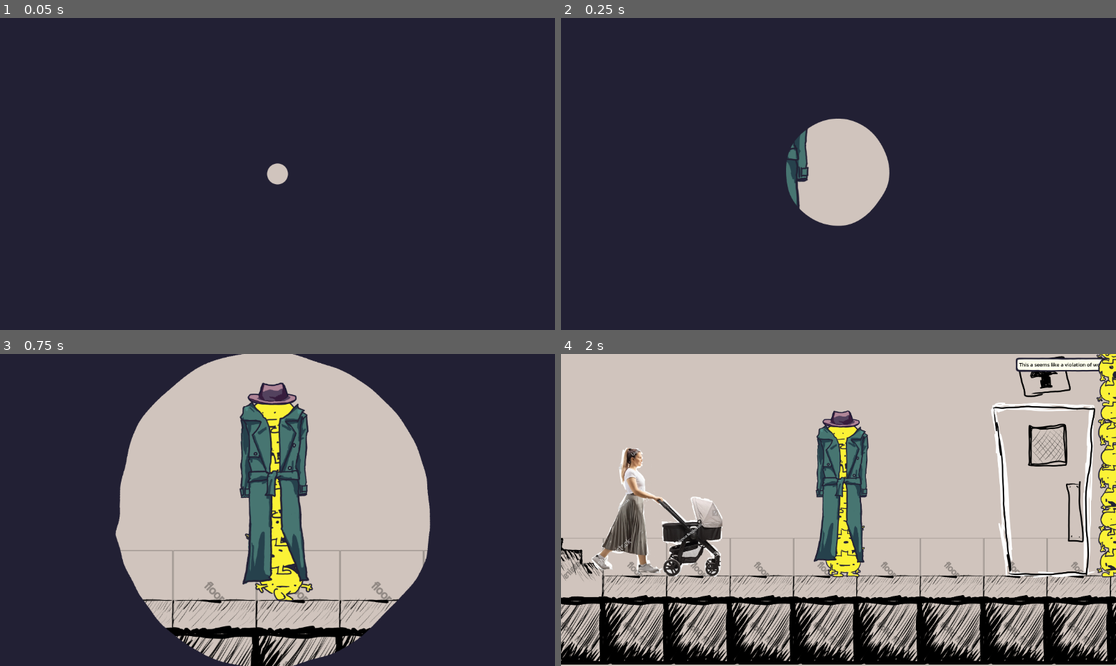
Above: before the commit, frames 1-4 (two rows, left to right).
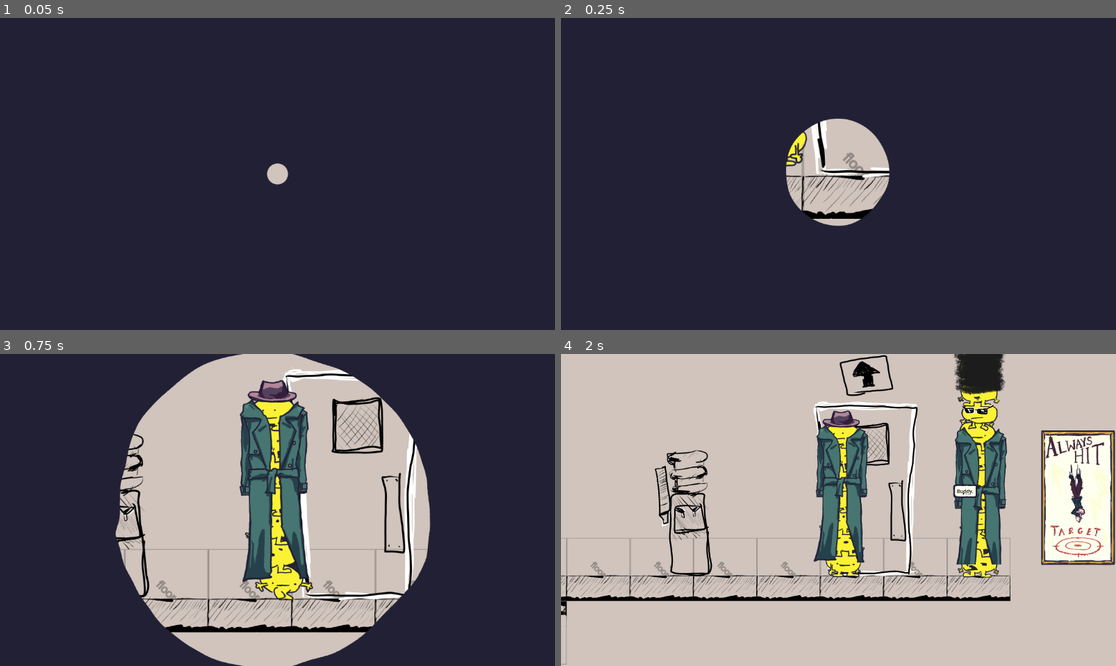
Above: after the commit, the same moments.

Repository: JCoMcL/gourt-game
Game: Godot game, scene res://level/level-container.tscn
Same seed, same stepped clock (60 frames per second), same inputs: the game is played once before the commit and once after it.
Inputs (mouse positions are in pixels of both pictures, inside the frame that each line leads up to):
- Up to frame 1 (0.05 s): no input
- Up to frame 2 (0.25 s): no input
- Up to frame 3 (0.75 s): move the mouse to (399, 494) at 0.52 s; press the mouse at (399, 494) at 0.53 s; hold Right (go right) from 0.53 s (still down)
- Up to frame 4 (2 s): release Right (go right) at 1.25 s; release the mouse at (960, 494) at 1.25 s; drag from (727, 525) to (1099, 488) at 1.27 s

Frame 1 is identical in both runs. In frame 2, 1.9% of the frame differs, in the area x 40-60%, y 32-65%; in frame 3, 9.7%; in frame 4, 40%, in the area x 0-100%, y 0-100%.

Commit message:
Add side quest a little

Diff:
--- /dev/null
+++ b/actors/chatter.gd
@@ -0,0 +1,70 @@
+extends Area2D
+
+@export var actors: Array[Actor]
+@export var equippables: Array[Equippable]
+
+class Line:
+	var text: String
+	var speaker: Actor
+	func _init(text: String, speaker: Node2D):
+		self.text = text
+		self.speaker = speaker
+
+@onready var lines = [
+    Line.new("Hey there.", actors[0]),
+	Line.new("Buddy.", actors[0]),
+	Line.new("Don't mind my...", actors[0]),
+	Line.new("COOL.", actors[0]),
+	Line.new("...", actors[0]),
+	Line.new("...", actors[0]),
+	Line.new("...", actors[0]),
+    Line.new("*muffled brochure sounds*", actors[0]),
+    Line.new("Here to get a job of your dream?", actors[0]),
+    Line.new("...", actors[0]),
+    Line.new("There is interview.", actors[0]),
+    Line.new("*muffled journal-flipping sounds*", actors[0]),
+    Line.new("I am afraid.", actors[0]),
+    Line.new("Of stress factors of interview with my future potential employer. This is normal since everyone is stressed of: public talking, uncomfortable chairs and dominant males.", actors[0]),
+    Line.new("It is suggested to: stay hydrated and take prescribed medication.", actors[0]),
+    Line.new("*Sounds of instruction unfolding*", actors[0]),
+	Line.new("Sildenafil 500 'em-gee'.", actors[0]),
+	Line.new("Take with water.", actors[0]),
+    Line.new("*Opens up letter*.", actors[0]),
+    Line.new("Hey dear, I am getting old.", actors[0]),
+    Line.new("Who would give a glass of water for an old woman?", actors[0]),
+    Line.new("I need you.", actors[0]),
+    Line.new("I need.", actors[0]),
+    Line.new("Water.", actors[0]),
+    #actors[0].interact(equippables[0]),
+	actors[1].exit_stage_right
+]
+
+var counter = 0
+var speech_bubble: SpeechBubble
+func display_line():
+	if counter >= lines.size():
+		if speech_bubble:
+			speech_bubble.queue_free()
+		return
+
+	var line = lines[counter]
+	counter += 1
+
+	if line is Line: # Yeah, I know this is confusing
+		print("%s: %s" % [line.speaker.name, line.text])
+
+		if ! speech_bubble:
+			speech_bubble = SpeechTherapist.say(line.speaker, line.text)
+			speech_bubble.auto_expire = false
+			speech_bubble.on_done_showing.connect(display_line)
+		else:
+			speech_bubble.reset_text(line.text)
+			speech_bubble.speaker = line.speaker
+		speech_bubble.anneal_position()
+	elif line is Callable:
+		await line.call()
+		display_line()
+
+
+func _ready():
+	display_line.call_deferred()
--- a/level/office-level.tscn
+++ b/level/office-level.tscn
@@ -19,8 +19,10 @@
 [ext_resource type="PackedScene" uid="uid://cksv3ygujpwxe" path="res://props/words.tscn" id="14_rh3h7"]
 [ext_resource type="PackedScene" uid="uid://cnuqy2f8bhgk3" path="res://actors/actor.tscn" id="14_twwvs"]
 [ext_resource type="PackedScene" uid="uid://bpyqi3nxqposm" path="res://actors/conversation.tscn" id="15_1axx8"]
+[ext_resource type="Script" uid="uid://bsjui1lpb0x6r" path="res://actors/chatter.gd" id="16_5ybge"]
 [ext_resource type="Texture2D" uid="uid://cadovxw7bb1cl" path="res://gourts/disguise/hat.png" id="20_03e6b"]
 [ext_resource type="Script" uid="uid://dmhdhawvwlfs8" path="res://props/equipable.gd" id="21_5y8te"]
+[ext_resource type="Texture2D" uid="uid://d1pt161u1pfqe" path="res://gourts/disguise/marge.png" id="22_5y8te"]
 
 [sub_resource type="TileSetAtlasSource" id="TileSetAtlasSource_ssvay"]
 texture = ExtResource("1_wxgj7")
@@ -80,6 +82,20 @@
 [sub_resource type="RectangleShape2D" id="RectangleShape2D_03e6b"]
 size = Vector2(84, 62)
 
+[sub_resource type="ShaderMaterial" id="ShaderMaterial_5y8te"]
+resource_local_to_scene = true
+shader = ExtResource("13_slst7")
+shader_parameter/top_padding_px = 100.0
+shader_parameter/full_length_px = 165.839
+shader_parameter/scale_adjustment_factor = 1.1
+
+[sub_resource type="ShaderMaterial" id="ShaderMaterial_5ybge"]
+resource_local_to_scene = true
+shader = ExtResource("13_slst7")
+shader_parameter/top_padding_px = 100.0
+shader_parameter/full_length_px = 1050.33
+shader_parameter/scale_adjustment_factor = 1.1
+
 [node name="Node2D" type="Node2D"]
 y_sort_enabled = true
 
@@ -89,7 +105,8 @@
 tile_set = SubResource("TileSet_mdp56")
 
 [node name="Sunglasses" parent="TileMapLayer" instance=ExtResource("3_rh3h7")]
-position = Vector2(-2020, -1849)
+z_index = 9
+position = Vector2(-133, -2311)
 scale = Vector2(0.8, 0.8)
 
 [node name="Door" parent="TileMapLayer" node_paths=PackedStringArray("exit") instance=ExtResource("4_1slrw")]
@@ -125,7 +142,7 @@
 shape = SubResource("CircleShape2D_w4oyg")
 
 [node name="RigidBody2D" type="RigidBody2D" parent="TileMapLayer"]
-position = Vector2(-1782, -1771)
+position = Vector2(-2372, -1776)
 center_of_mass_mode = 1
 
 [node name="CollisionPolygon2D" type="CollisionPolygon2D" parent="TileMapLayer/RigidBody2D"]
@@ -135,7 +152,7 @@
 texture = ExtResource("11_6o0x5")
 
 [node name="WaterCooler2" parent="TileMapLayer" instance=ExtResource("10_1slrw")]
-position = Vector2(-2381, -1886)
+position = Vector2(-1320, -1892)
 
 [node name="Poster" type="Sprite2D" parent="TileMapLayer"]
 position = Vector2(274, -1953)
@@ -175,9 +192,15 @@
 position = Vector2(1913, -29)
 actors = [NodePath("../Inspectors"), NodePath("../Janitor")]
 
+[node name="Chatter" parent="." node_paths=PackedStringArray("actors", "equippables") instance=ExtResource("15_1axx8")]
+position = Vector2(-352, -1835)
+script = ExtResource("16_5ybge")
+actors = [NodePath("../Gourt Stack2/Gourt15"), NodePath("../Gourt Stack2/Gourt0")]
+equippables = [NodePath("../TileMapLayer/Sunglasses")]
+
 [node name="Gourt Stack" parent="." node_paths=PackedStringArray("root_child") instance=ExtResource("12_utg4x")]
 y_sort_enabled = true
-position = Vector2(-876, 529)
+position = Vector2(-728, -1561)
 root_child = NodePath("Gourt0")
 
 [node name="Gourt0" parent="Gourt Stack" node_paths=PackedStringArray("head_friend") instance=ExtResource("13_ax68m")]
@@ -233,69 +256,31 @@
 foot_friend = NodePath("../Gourt0")
 
 [node name="Gourt Stack2" parent="." node_paths=PackedStringArray("root_child") instance=ExtResource("12_utg4x")]
-position = Vector2(388, 520)
+position = Vector2(-25, -1520)
 root_child = NodePath("Gourt0")
 
 [node name="Gourt0" parent="Gourt Stack2" node_paths=PackedStringArray("head_friend") instance=ExtResource("13_ax68m")]
 head_friend = NodePath("../Gourt15")
 
-[node name="Gourt1" parent="Gourt Stack2" node_paths=PackedStringArray("foot_friend") instance=ExtResource("13_ax68m")]
-position = Vector2(0, -1500)
-foot_friend = NodePath("../Gourt2")
-
-[node name="Gourt2" parent="Gourt Stack2" node_paths=PackedStringArray("head_friend", "foot_friend") instance=ExtResource("13_ax68m")]
-position = Vector2(0, -1400)
-head_friend = NodePath("../Gourt1")
-foot_friend = NodePath("../Gourt3")
-
-[node name="Gourt3" parent="Gourt Stack2" node_paths=PackedStringArray("head_friend", "foot_friend") instance=ExtResource("13_ax68m")]
-position = Vector2(0, -1300)
-head_friend = NodePath("../Gourt2")
-foot_friend = NodePath("../Gourt4")
-
-[node name="Gourt4" parent="Gourt Stack2" node_paths=PackedStringArray("head_friend", "foot_friend") instance=ExtResource("13_ax68m")]
-position = Vector2(0, -1200)
-head_friend = NodePath("../Gourt3")
-foot_friend = NodePath("../Gourt5")
-
-[node name="Gourt5" parent="Gourt Stack2" node_paths=PackedStringArray("head_friend", "foot_friend") instance=ExtResource("13_ax68m")]
-position = Vector2(0, -1100)
-head_friend = NodePath("../Gourt4")
-foot_friend = NodePath("../Gourt6")
-
-[node name="Gourt6" parent="Gourt Stack2" node_paths=PackedStringArray("head_friend", "foot_friend") instance=ExtResource("13_ax68m")]
-position = Vector2(0, -1000)
-head_friend = NodePath("../Gourt5")
-foot_friend = NodePath("../Gourt7")
-
-[node name="Gourt7" parent="Gourt Stack2" node_paths=PackedStringArray("head_friend", "foot_friend") instance=ExtResource("13_ax68m")]
-position = Vector2(0, -900)
-head_friend = NodePath("../Gourt6")
-foot_friend = NodePath("../Gourt8")
-
-[node name="Gourt8" parent="Gourt Stack2" node_paths=PackedStringArray("head_friend", "foot_friend") instance=ExtResource("13_ax68m")]
-position = Vector2(0, -800)
-head_friend = NodePath("../Gourt7")
-foot_friend = NodePath("../Gourt9")
-
-[node name="Gourt9" parent="Gourt Stack2" node_paths=PackedStringArray("head_friend", "foot_friend") instance=ExtResource("13_ax68m")]
-position = Vector2(0, -700)
-head_friend = NodePath("../Gourt8")
-foot_friend = NodePath("../Gourt10")
-
 [node name="Gourt10" parent="Gourt Stack2" node_paths=PackedStringArray("head_friend", "foot_friend") instance=ExtResource("13_ax68m")]
 position = Vector2(0, -600)
-head_friend = NodePath("../Gourt9")
+head_friend = NodePath("../../Gourt Stack3/Gourt9")
 foot_friend = NodePath("../Gourt11")
 
-[node name="Gourt11" parent="Gourt Stack2" node_paths=PackedStringArray("head_friend", "foot_friend") instance=ExtResource("13_ax68m")]
+[node name="Disguise" parent="Gourt Stack2/Gourt10" node_paths=PackedStringArray("wearer") instance=ExtResource("12_4gsd2")]
+z_index = 4
+material = SubResource("ShaderMaterial_5y8te")
+position = Vector2(0, 200)
+scale = Vector2(1, 1.13363)
+points = PackedVector2Array(0, -254.052, 0, -176.425, 0, -88.2126)
+wearer = NodePath("..")
+
+[node name="Gourt11" parent="Gourt Stack2" node_paths=PackedStringArray("head_friend") instance=ExtResource("13_ax68m")]
 position = Vector2(0, -500)
 head_friend = NodePath("../Gourt10")
-foot_friend = NodePath("../Gourt12")
-
-[node name="Gourt12" parent="Gourt Stack2" node_paths=PackedStringArray("head_friend", "foot_friend") instance=ExtResource("13_ax68m")]
+
+[node name="Gourt12" parent="Gourt Stack2" node_paths=PackedStringArray("foot_friend") instance=ExtResource("13_ax68m")]
 position = Vector2(0, -400)
-head_friend = NodePath("../Gourt11")
 foot_friend = NodePath("../Gourt13")
 
 [node name="Gourt13" parent="Gourt Stack2" node_paths=PackedStringArray("head_friend", "foot_friend") instance=ExtResource("13_ax68m")]
@@ -313,5 +298,61 @@
 head_friend = NodePath("../Gourt14")
 foot_friend = NodePath("../Gourt0")
 
+[node name="Gourt Stack3" parent="." instance=ExtResource("12_utg4x")]
+position = Vector2(-25, -1520)
+
+[node name="Gourt1" parent="Gourt Stack3" node_paths=PackedStringArray("foot_friend") instance=ExtResource("13_ax68m")]
+position = Vector2(0, -1500)
+foot_friend = NodePath("../Gourt2")
+
+[node name="Disguise" parent="Gourt Stack3/Gourt1" node_paths=PackedStringArray("wearer") instance=ExtResource("12_4gsd2")]
+z_index = 4
+material = SubResource("ShaderMaterial_5ybge")
+scale = Vector2(1, 1.03587)
+points = PackedVector2Array(0, -84.9531, 0, 0, 0, 96.5376, 0, 193.075, 0, 289.613, 0, 386.15, 0, 482.688, 0, 579.225, 0, 675.763, 0, 772.301, 0, 868.838, 0, 965.376)
+texture = ExtResource("22_5y8te")
+wearer = NodePath("..")
+back_texture = ExtResource("22_5y8te")
+
+[node name="Gourt2" parent="Gourt Stack3" node_paths=PackedStringArray("head_friend", "foot_friend") instance=ExtResource("13_ax68m")]
+position = Vector2(0, -1400)
+head_friend = NodePath("../Gourt1")
+foot_friend = NodePath("../Gourt3")
+
+[node name="Gourt3" parent="Gourt Stack3" node_paths=PackedStringArray("head_friend", "foot_friend") instance=ExtResource("13_ax68m")]
+position = Vector2(0, -1300)
+head_friend = NodePath("../Gourt2")
+foot_friend = NodePath("../Gourt4")
+
+[node name="Gourt4" parent="Gourt Stack3" node_paths=PackedStringArray("head_friend", "foot_friend") instance=ExtResource("13_ax68m")]
+position = Vector2(0, -1200)
+head_friend = NodePath("../Gourt3")
+foot_friend = NodePath("../Gourt5")
+
+[node name="Gourt5" parent="Gourt Stack3" node_paths=PackedStringArray("head_friend", "foot_friend") instance=ExtResource("13_ax68m")]
+position = Vector2(0, -1100)
+head_friend = NodePath("../Gourt4")
+foot_friend = NodePath("../Gourt6")
+
+[node name="Gourt6" parent="Gourt Stack3" node_paths=PackedStringArray("head_friend", "foot_friend") instance=ExtResource("13_ax68m")]
+position = Vector2(0, -1000)
+head_friend = NodePath("../Gourt5")
+foot_friend = NodePath("../Gourt7")
+
+[node name="Gourt7" parent="Gourt Stack3" node_paths=PackedStringArray("head_friend", "foot_friend") instance=ExtResource("13_ax68m")]
+position = Vector2(0, -900)
+head_friend = NodePath("../Gourt6")
+foot_friend = NodePath("../Gourt8")
+
+[node name="Gourt8" parent="Gourt Stack3" node_paths=PackedStringArray("head_friend", "foot_friend") instance=ExtResource("13_ax68m")]
+position = Vector2(0, -800)
+head_friend = NodePath("../Gourt7")
+foot_friend = NodePath("../Gourt9")
+
+[node name="Gourt9" parent="Gourt Stack3" node_paths=PackedStringArray("head_friend", "foot_friend") instance=ExtResource("13_ax68m")]
+position = Vector2(0, -700)
+head_friend = NodePath("../Gourt8")
+foot_friend = NodePath("../../Gourt Stack2/Gourt10")
+
 [editable path="TileMapLayer/Door"]
 [editable path="Gourt Stack"]
--- a/ui/speech_bubble/speech_bubble.tscn
+++ b/ui/speech_bubble/speech_bubble.tscn
@@ -7,6 +7,8 @@
 
 [node name="speech bubble" type="Panel"]
 top_level = true
+z_index = 100
+z_as_relative = false
 offset_right = 126.48
 offset_bottom = 28.56
 theme = ExtResource("1_pkjfo")
@@ -28,4 +30,5 @@
 script = ExtResource("4_ofsrv")
 
 [node name="Timer" type="Timer" parent="."]
+wait_time = 1.65
 one_shot = true
Not shown, added: actors/chatter.gd.uid
Binary file added: gourts/disguise/marge.png
Not shown, added: gourts/disguise/marge.png.import
Not shown: 1 places in level/office-level.tscn that only renumber resources
Not shown, added: gourts/disguise/marge.kra
